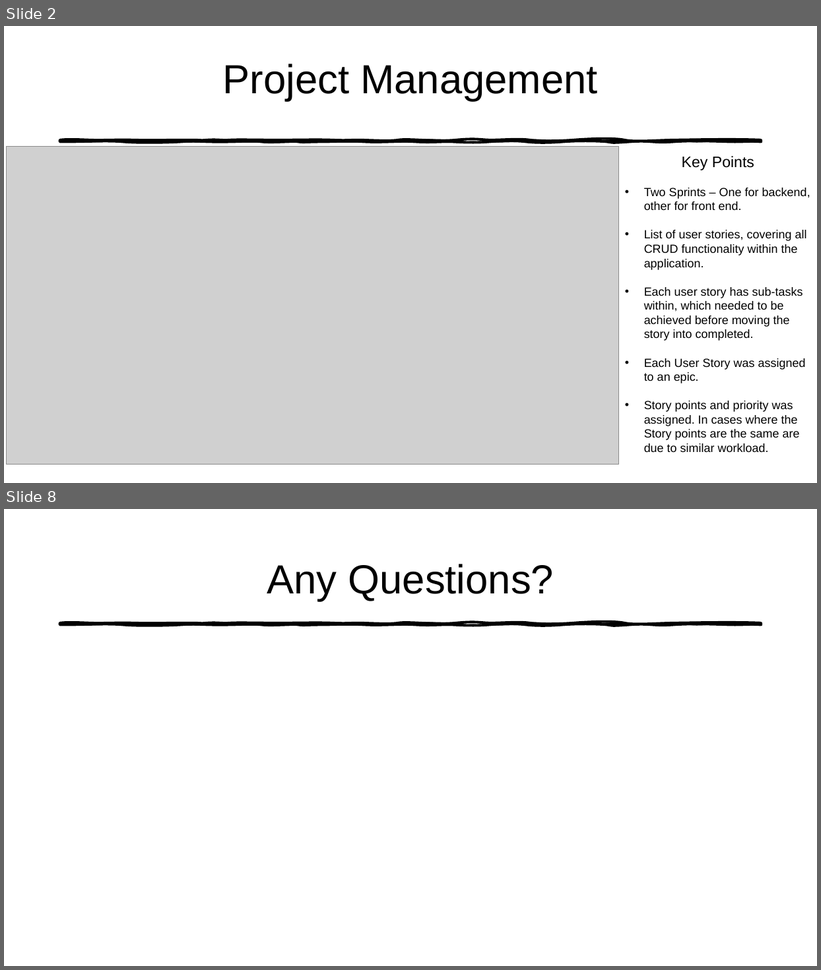
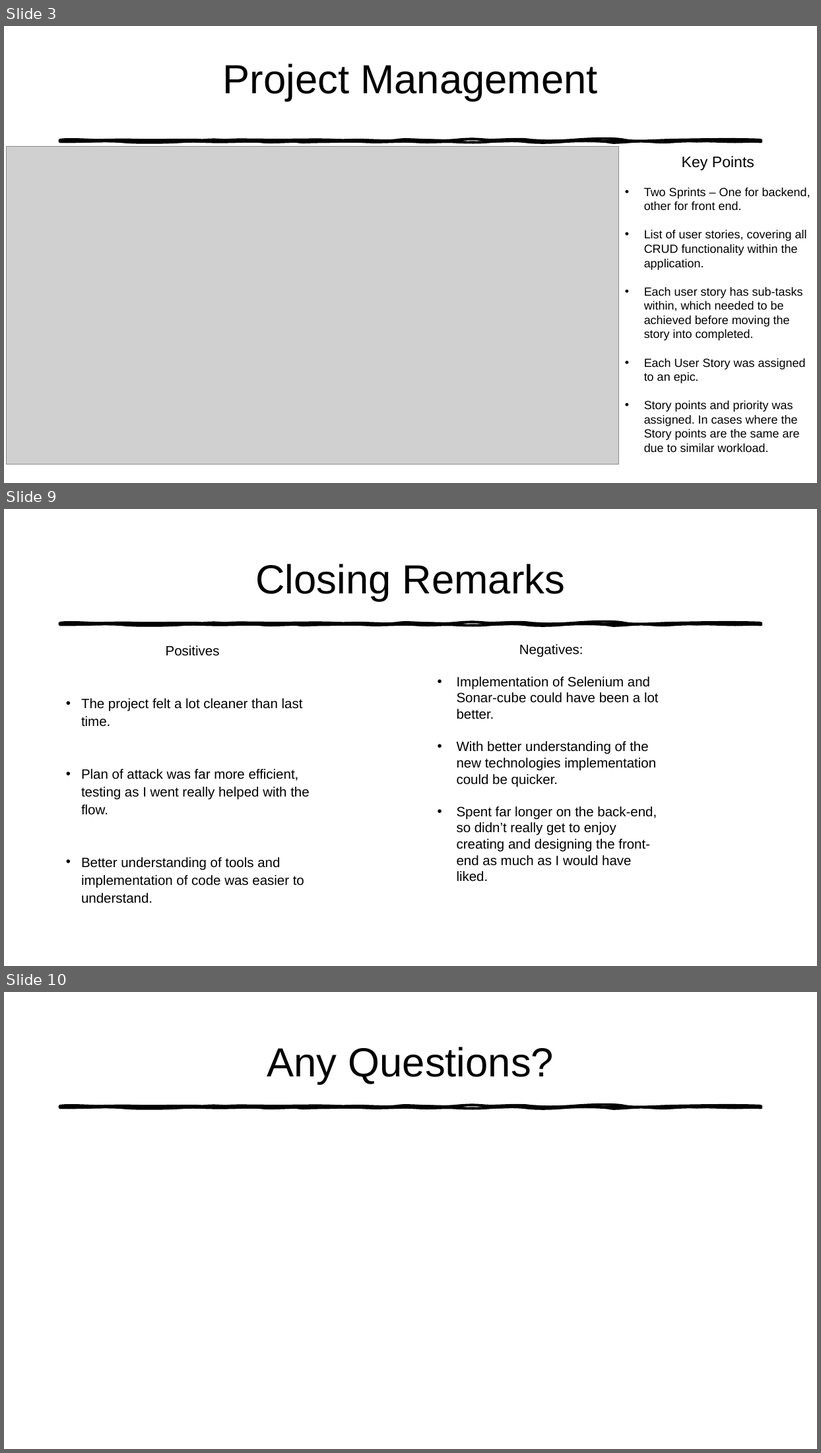
Before and after one commit to TomHoey/To-Do-List-Application, a slide deck: Documentation/To-Do-List Presentation.pptx. Shown one above the other, each under a label of ours: slides 2 and 8 before the commit, slides 3, 9 and 10 after it; the slides between them are not shown. The pictures are 821x970 and 821x1453 pixels, drawn with LibreOffice and Linux fonts; fonts in the diff are those of the drawing; grey boxes stand for pictures. Boxes give left, top, right and bottom in pixels: in the first picture for what was removed or moved away, otherwise in the second. Text is boxed around its words. In the diff, an @@ line names an element or a change of style, - is before the commit and + after.

```diff
--- a/Documentation/To-Do-List Presentation.pptx
+++ b/Documentation/To-Do-List Presentation.pptx
@@ slide 9 added at (4, 509, 817, 966), background #FFFFFF; not listed: 1 template element that a slide beside it also shows @@
@@ title added at (255, 564, 565, 601), 48 pt, text #000000 @@
+Closing Remarks
@@ text added at (81, 646, 309, 904), 16 pt, text #000000 @@
+Positives
+• The project felt a lot cleaner than last time.
+• Plan of attack was far more efficient, testing as I went really helped with the flow.
+• Better understanding of tools and implementation of code was easier to understand.
@@ text added at (457, 644, 659, 882), 16 pt, text #000000 @@
+Negatives:
+• Implementation of Selenium and Sonar-cube could have been a lot better.
+• With better understanding of the new technologies implementation could be quicker.
+• Spent far longer on the back-end, so didn’t really get to enjoy creating and designing the front-end as much as I would have liked.
@@ what was slide 2 is now slide 3 @@
@@ what was slide 8 is now slide 10 @@
```
Also in this commit, not shown: 1 slide changed, 5 other slides added, 4 slides removed, 26 other files.
